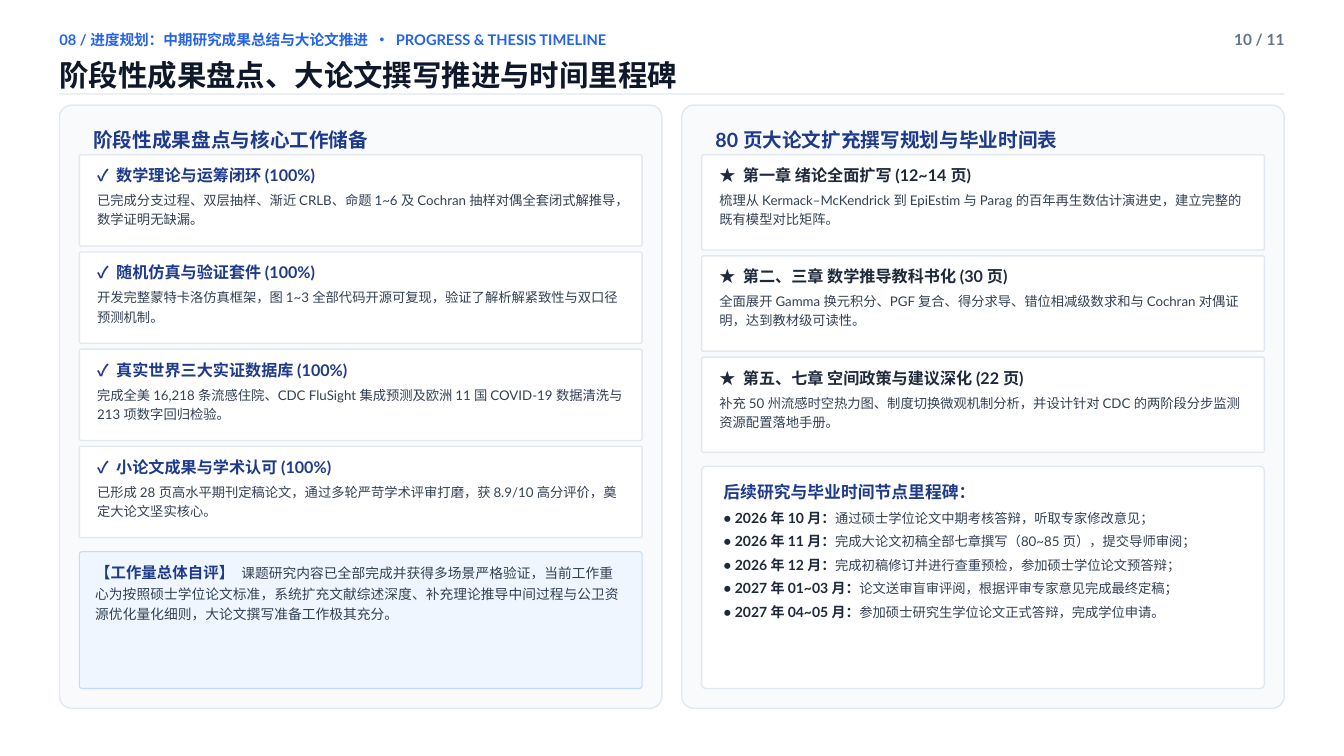
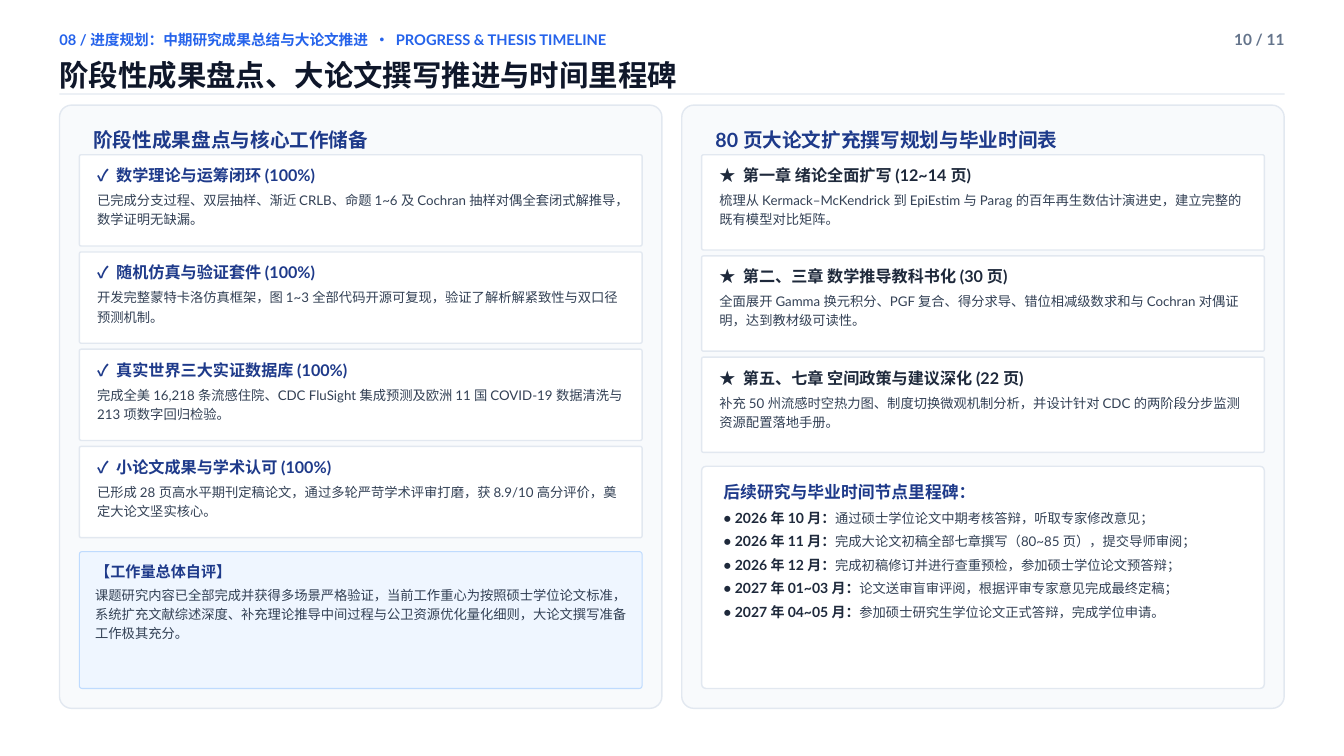
Before and after one commit to wangchi2068/case-count-inference-bottleneck, a slide deck: slide 10 of 学术答辩PPT_简约大气优化版.pptx. Drawn at 1344x756 pixels with LibreOffice and Linux fonts; fonts in the diff are those of the drawing. Boxes give left, top, right and bottom in pixels: in the first picture for what was removed or moved away, otherwise in the second. Text is boxed around its words. In the diff, an @@ line names an element or a change of style, - is before the commit and + after.

```diff
--- a/学术答辩PPT_简约大气优化版.pptx
+++ b/学术答辩PPT_简约大气优化版.pptx
@@ text at (95, 564, 626, 639): text changed; size 9.8 to 9.5 pt @@
-【工作量总体自评】 课题研究内容已全部完成并获得多场景严格验证，当前工作重心为按照硕士学位论文标准，系统扩充文献综述深度、补充理论推导中间过程与公卫资源优化量化细则，大论文撰写准备工作极其充分。
+【工作量总体自评】
+课题研究内容已全部完成并获得多场景严格验证，当前工作重心为按照硕士学位论文标准，系统扩充文献综述深度、补充理论推导中间过程与公卫资源优化量化细则，大论文撰写准备工作极其充分。
```
Also in this commit, not shown: 8 other slides changed, 25 other files.
